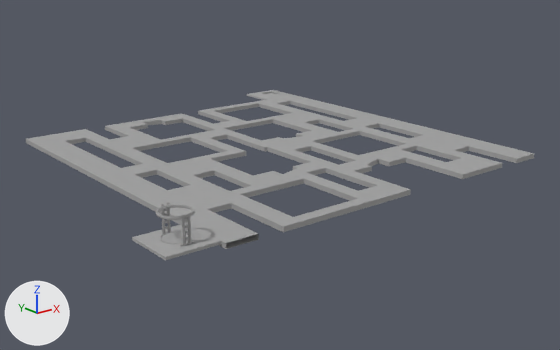
An edit to the COLLADA model Assets/Export/data/models/LevelElements/roundtrack_ice.DAE, drawn before and after from the same camera.
Camera for both pictures: a camera (50 mm lens) standing at (-0.51, 1.146, 0.225) and looking at (0.002, 1.787, -0.031). Lighting does not change. The marker at lower left points along +X, +Y and +Z. Where no turn or scale is listed for an object, it has been applied to the vertices.

In view in the first picture: 'track_part_ice'.
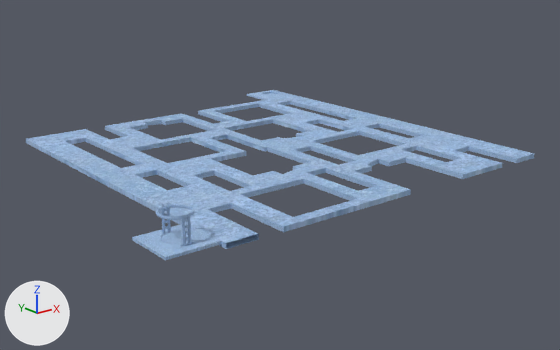
Diff of the bpy script that builds the scene:
```diff
--- a/Assets/Export/data/models/LevelElements/roundtrack_ice.DAE.py
+++ b/Assets/Export/data/models/LevelElements/roundtrack_ice.DAE.py
@@ img_icetiled_02_dds @@
+img_icetiled_02_dds = load_image('IceTiled_02.dds', '../../textures/IceTiled_02.dds', 512, 512, 'sRGB')
@@ mat_material__21 @@
+mat_material__21 = principled_material('Material #21')
+mat_material__21.texture = img_icetiled_02_dds
+mat_material__21.roughness = 0.84
@@ me_track_part_icemesh @@
 me_track_part_icemesh.from_pydata(...)  # 772 vertices, 1436 faces; spans x -0.25..0.2, y 1.6..2.05, z -0.005..0.025
-me_track_part_icemesh.materials.append(mat_01___default)  # grey #a3a3a3
+me_track_part_icemesh.materials.append(mat_material__21)  # picture img_icetiled_02_dds
```

Where the change shows, as pixel boxes [x1, y1, x2, y2] in the pictures (560 x 350 px):
'track_part_ice', recoloured (grey to blue)
    both: [26, 90, 534, 260]
